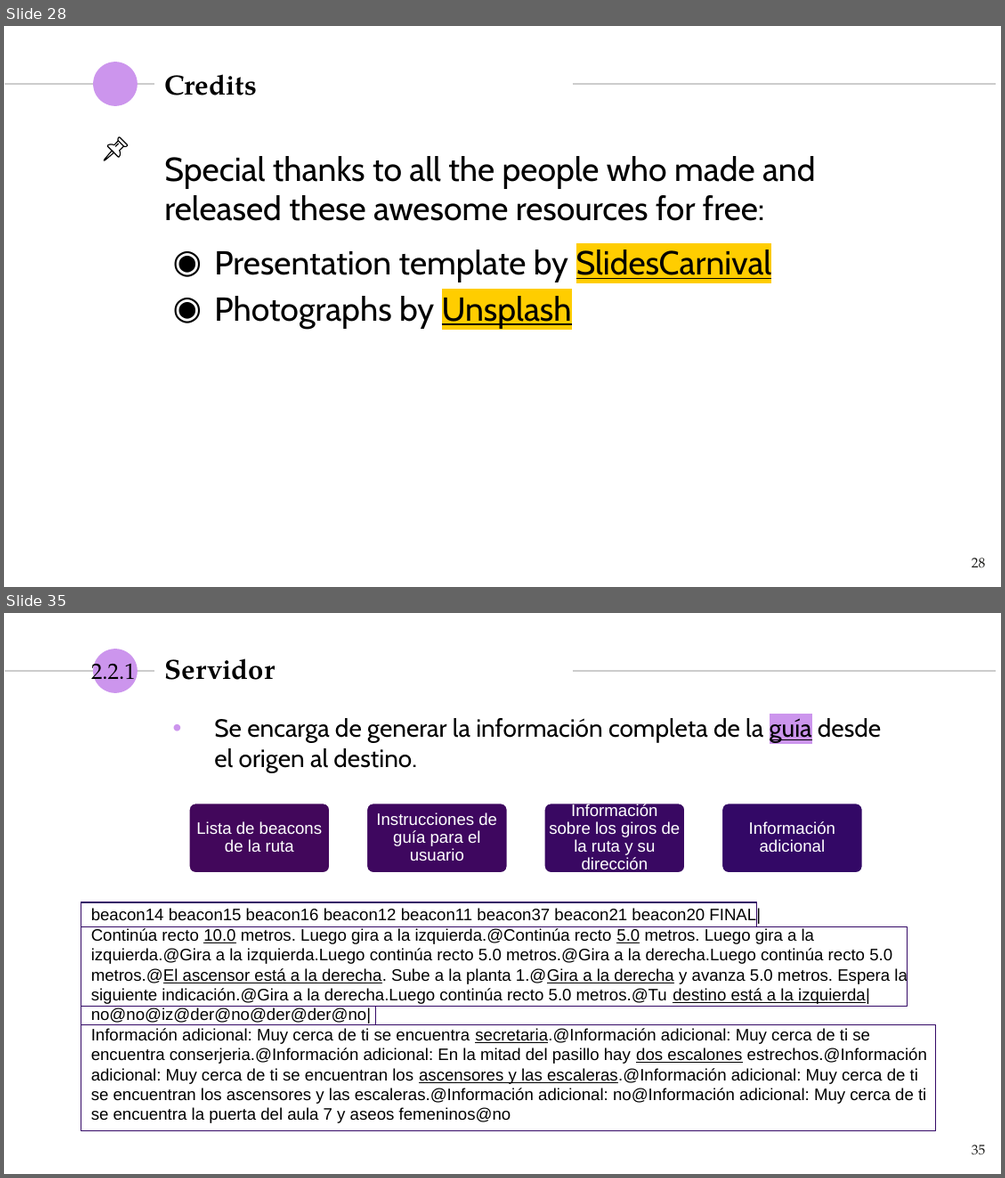
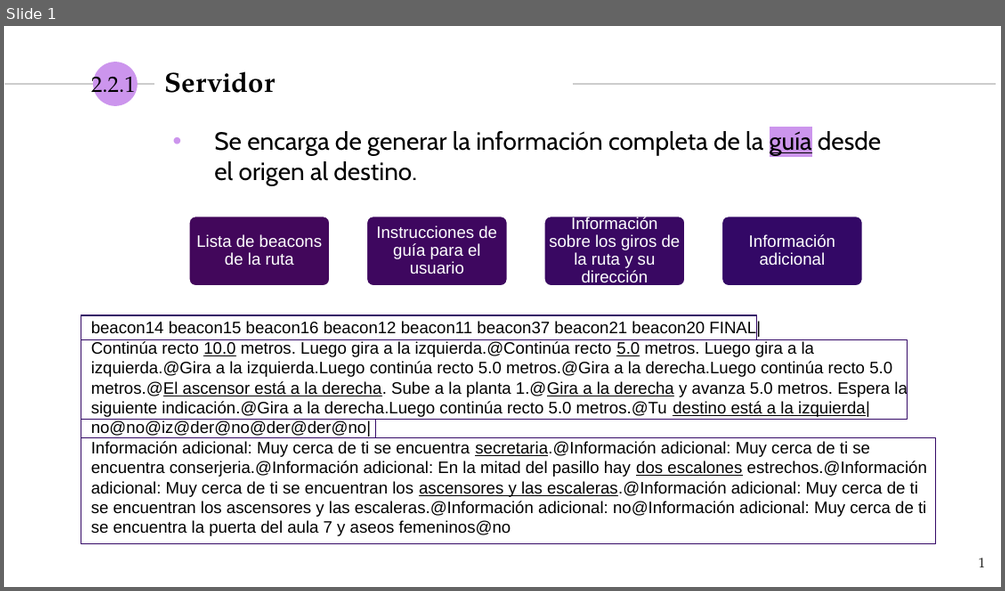
Before and after one commit to NILGroup/TFG-1920-DiscapacidadVisual, a slide deck: Defensa/Viola · SlidesCarnival_DiaposBelen.pptx. Shown one above the other, each under a label of ours: slides 28 and 35 before the commit, slide 1 after it; the slides between them are not shown. The pictures are 1005x1178 and 1005x591 pixels, drawn with LibreOffice and Linux fonts; fonts in the diff are those of the drawing. Boxes give left, top, right and bottom in pixels: in the first picture for what was removed or moved away, otherwise in the second. Text is boxed around its words. In the diff, an @@ line names an element or a change of style, - is before the commit and + after.

```diff
--- a/Defensa/Viola · SlidesCarnival_DiaposBelen.pptx
+++ b/Defensa/Viola · SlidesCarnival_DiaposBelen.pptx
@@ slide 28 removed at <box>4,26,1001,587</box>, background #FFFFFF; not listed: 3 template elements that a slide beside it also shows @@
@@ title removed at <box>164,74,257,95</box> @@
-Credits
@@ group removed at <box>104,137,127,160</box>: 4 freeform shapes @@
@@ text removed at <box>164,156,816,328</box> @@
-Special thanks to all the people who made and released these awesome resources for free:
-◉ Presentation template by SlidesCarnival
-◉ Photographs by Unsplash
@@ page number removed at <box>971,557,986,568</box> @@
-28
@@ what was slide 35 is now slide 1 @@
@@ page number at <box>979,557,986,567</box>: text changed @@
-35
+1
```
Also in this commit, not shown: 2 slides changed, 33 other slides removed, 2 other files.
